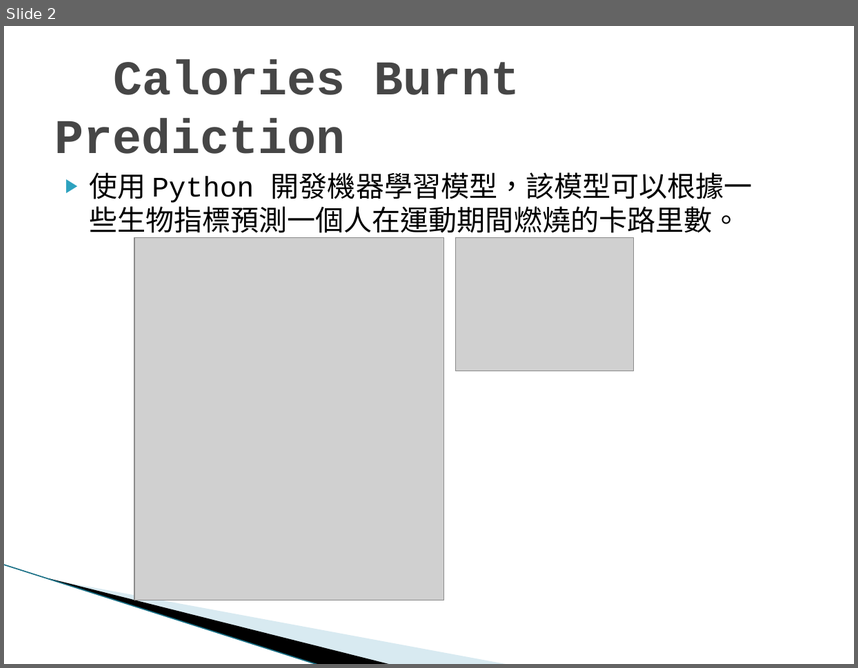
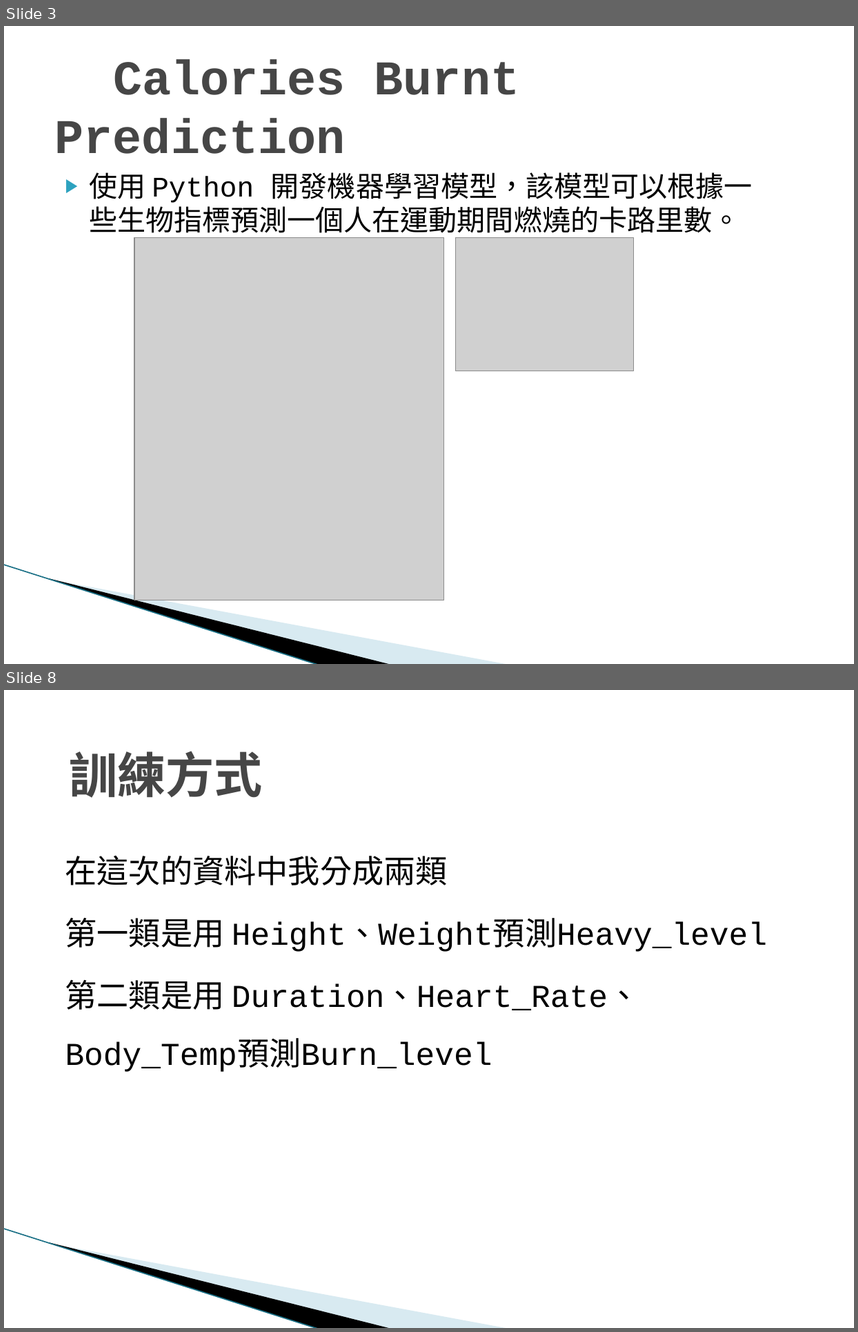
Before and after one commit to kyss0311/IMLP433, a slide deck: final/imlp433楊閎富.pptx. Shown one above the other, each under a label of ours: slide 2 before the commit, slides 3 and 8 after it; the slides between them are not shown. The pictures are 858x668 and 858x1332 pixels, drawn with LibreOffice and Linux fonts; fonts in the diff are those of the drawing; grey boxes stand for pictures; background and template pictures are left out. Boxes give left, top, right and bottom in pixels: in the first picture for what was removed or moved away, otherwise in the second. Text is boxed around its words. In the diff, an @@ line names an element or a change of style, - is before the commit and + after.

```diff
--- a/final/imlp433楊閎富.pptx
+++ b/final/imlp433楊閎富.pptx
@@ slide 8 added at [4, 690, 854, 1328], background #FFFFFF; not listed: 3 template elements that a slide beside it also shows @@
@@ title added at [70, 751, 263, 798], 41 pt, text #464646, bold @@
+訓練方式
@@ text added at [65, 856, 767, 1072], 27 pt, text #000000 @@
+在這次的資料中我分成兩類
+第一類是用 Height、Weight預測Heavy_level
+第二類是用 Duration、Heart_Rate、Body_Temp預測Burn_level
@@ what was slide 2 is now slide 3 @@
```
Also in this commit, not shown: 2 slides changed, 9 other slides added, 21 other files.
